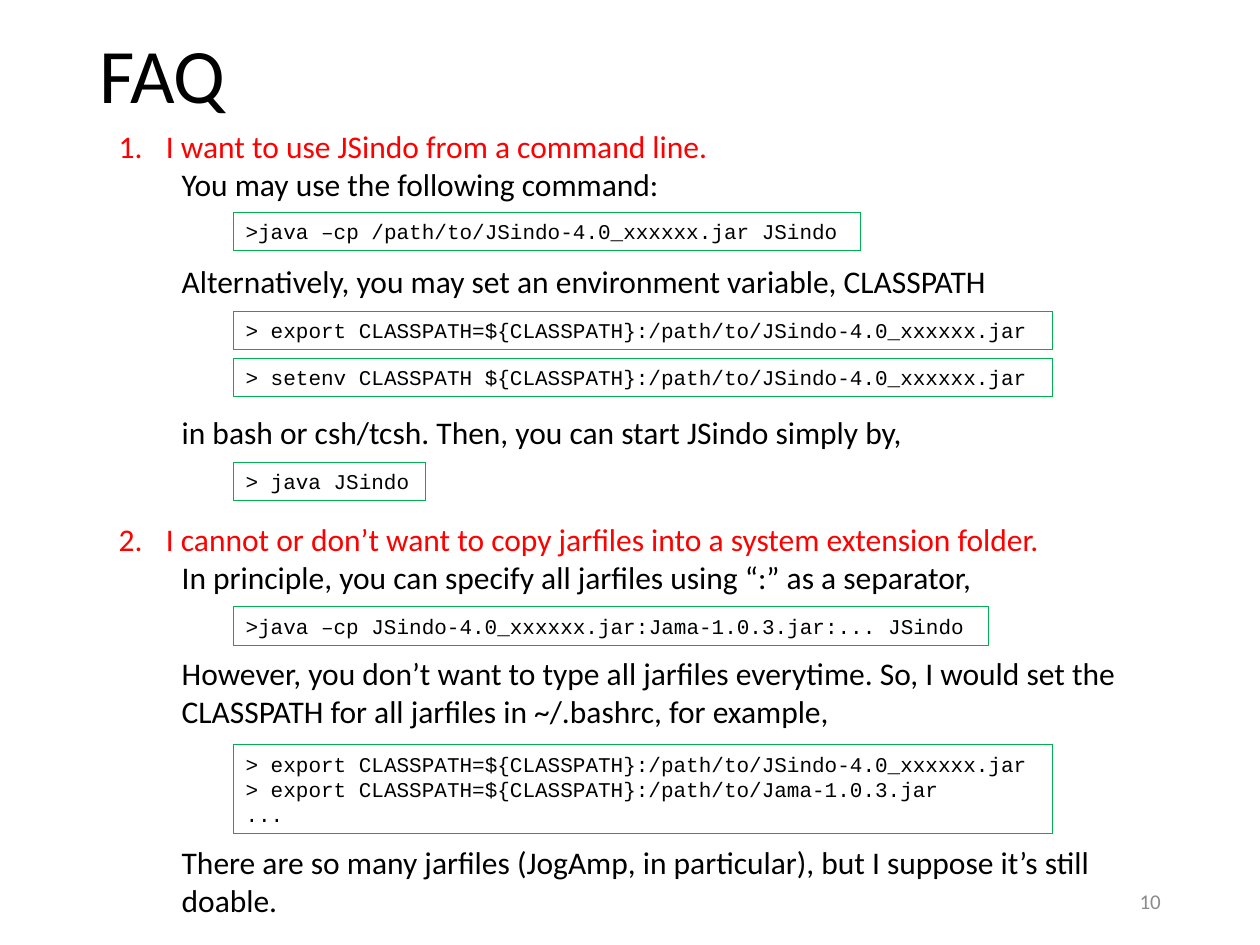
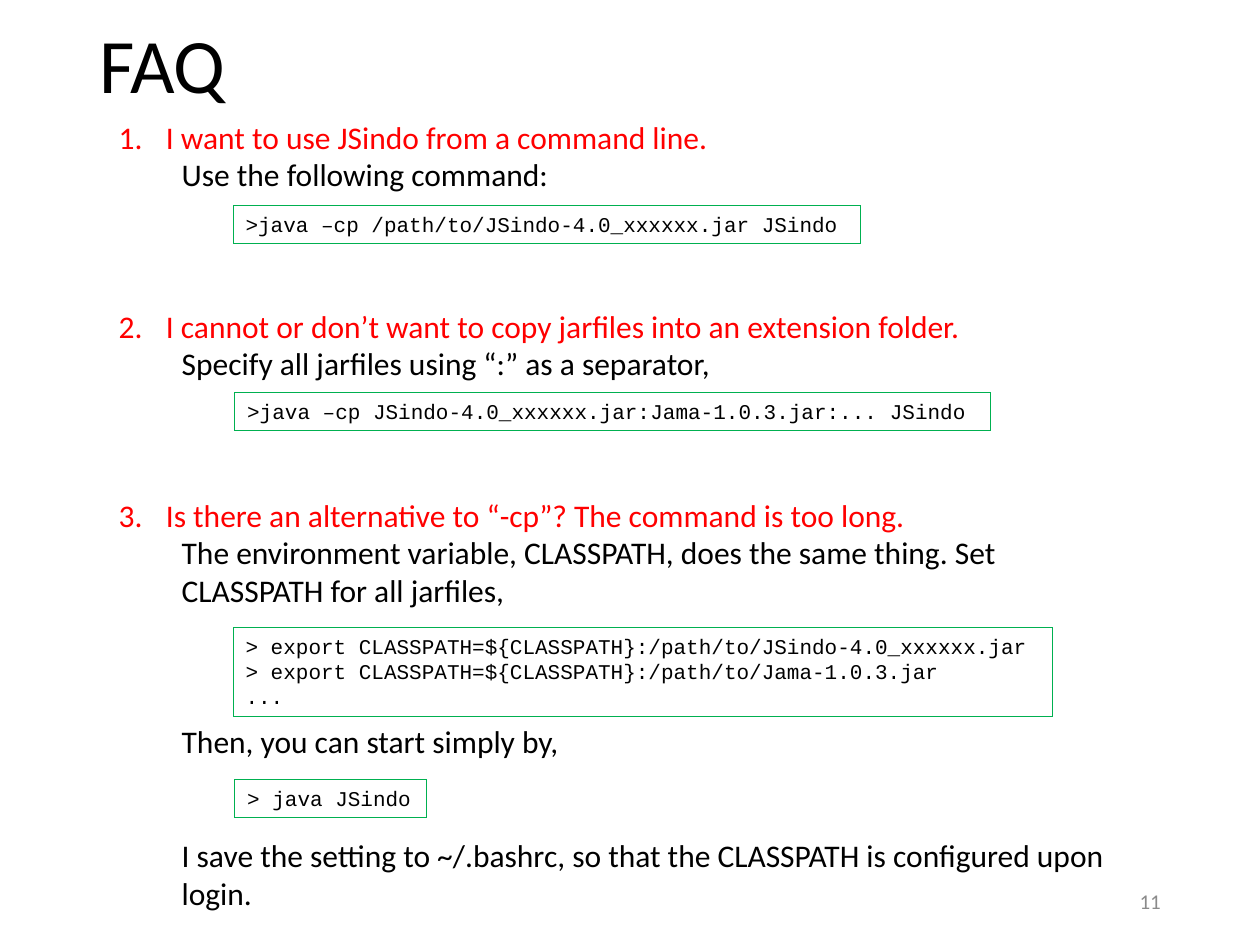
Before and after one commit to yagikiyoshi/sindo, a slide deck: slide 12 of doc/JSindo/install.pptx (slide 11 before the commit). Drawn at 1260x945 pixels with LibreOffice and Linux fonts; fonts in the diff are those of the drawing. Boxes give left, top, right and bottom in pixels: in the first picture for what was removed or moved away, otherwise in the second. Text is boxed around its words. In the diff, an @@ line names an element or a change of style, - is before the commit and + after.

Commit message:
created documents for JSindo, rename jar file to 4.0.beta

```diff
--- a/doc/JSindo/install.pptx
+++ b/doc/JSindo/install.pptx
@@ title "FAQ": place and size @@
-title "FAQ" at (99,53,225,114)
+title "FAQ" at (99,43,225,104)
@@ text "I want to use JSindo ...": place and size @@
-text "I want to use JSindo ..." at (166,136,1115,913)
+text "I want to use JSindo ..." at (166,127,1103,911)
@@ text at (166,164,1103,911): text changed @@
-  You may use the following command:
-  Alternatively, you may set an environment variable, CLASSPATH
-  in bash or csh/tcsh. Then, you can start JSindo simply by,
-2. I cannot or don’t want to copy jarfiles into a system extension folder.
-  In principle, you can specify all jarfiles using “:” as a separator,
-  However, you don’t want to type all jarfiles everytime. So, I would set the CLASSPATH for all jarfiles in ~/.bashrc, for example,
-  There are so many jarfiles (JogAmp, in particular), but I suppose it’s still doable.
+  Use the following command:
+2. I cannot or don’t want to copy jarfiles into an extension folder.
+  Specify all jarfiles using “:” as a separator,
+3. Is there an alternative to “-cp”? The command is too long.
+  The environment variable, CLASSPATH, does the same thing. Set CLASSPATH for all jarfiles,
+  Then, you can start simply by,
+  I save the setting to ~/.bashrc, so that the CLASSPATH is configured upon login.
@@ rectangle ">java –cp /path/to/JSindo-4.0_xxxxxx.jar JSindo": place and size @@
-rectangle ">java –cp /path/to/JSindo-4.0_xxxxxx.jar JSindo" at (233,212,861,249)
+rectangle ">java –cp /path/to/JSindo-4.0_xxxxxx.jar JSindo" at (233,205,861,243)
@@ rectangle removed at (233,311,1053,349) @@
-> export CLASSPATH=${CLASSPATH}:/path/to/JSindo-4.0_xxxxxx.jar
@@ rectangle removed at (233,358,1053,396) @@
-> setenv CLASSPATH ${CLASSPATH}:/path/to/JSindo-4.0_xxxxxx.jar
@@ rectangle ">java –cp JSindo-4.0_xxxxxx.jar:Jama-1.0.3.jar:... JSindo": place and size @@
-rectangle ">java –cp JSindo-4.0_xxxxxx.jar:Jama-1.0.3.jar:... JSindo" at (233,607,989,645)
+rectangle ">java –cp JSindo-4.0_xxxxxx.jar:Jama-1.0.3.jar:... JSindo" at (234,393,990,431)
@@ rectangle "> export CLASSPATH=${CLASSPATH}:/path/to/JSindo-4.0_xxxxxx.j ...": place and size @@
-rectangle "> export CLASSPATH=${CLASSPATH}:/path/to/JSindo-4.0_xxxxxx.j ..." at (233,745,1053,834)
+rectangle "> export CLASSPATH=${CLASSPATH}:/path/to/JSindo-4.0_xxxxxx.j ..." at (233,627,1053,717)
@@ rectangle "> java JSindo": place and size @@
-rectangle "> java JSindo" at (233,462,425,500)
+rectangle "> java JSindo" at (234,780,426,818)
@@ page number at (1140,895,1161,909): text changed @@
-10
+11
```
Also in this commit, not shown: 9 other slides changed, 7 slides added, 2 slides removed, 13 other files.
